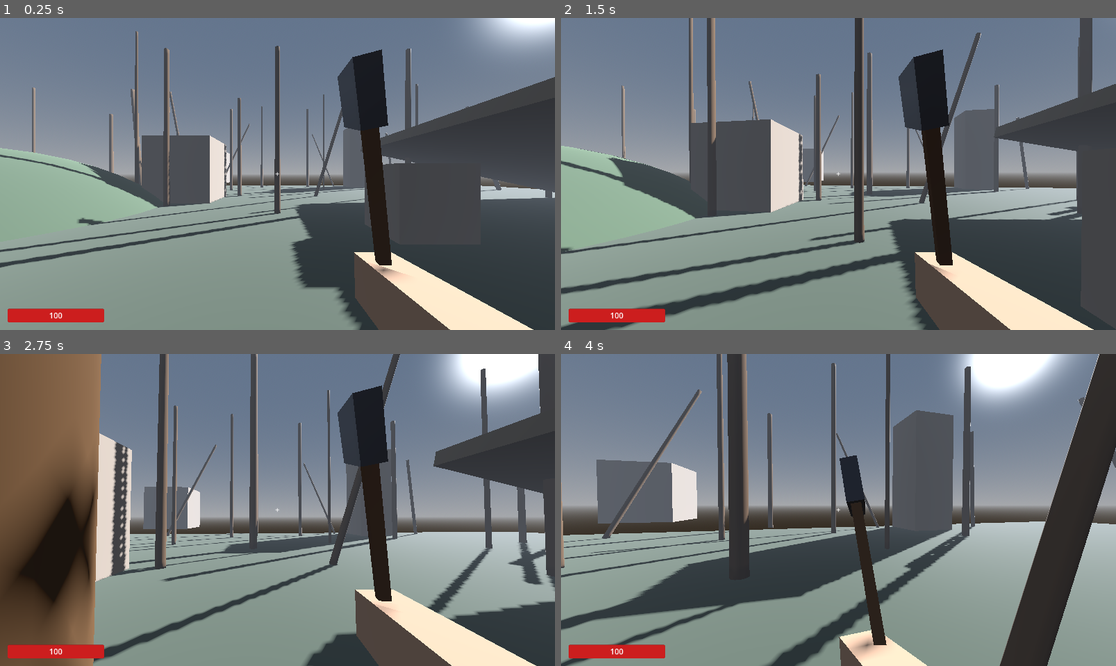
Above: before the commit, frames 1-4 (two rows, left to right).
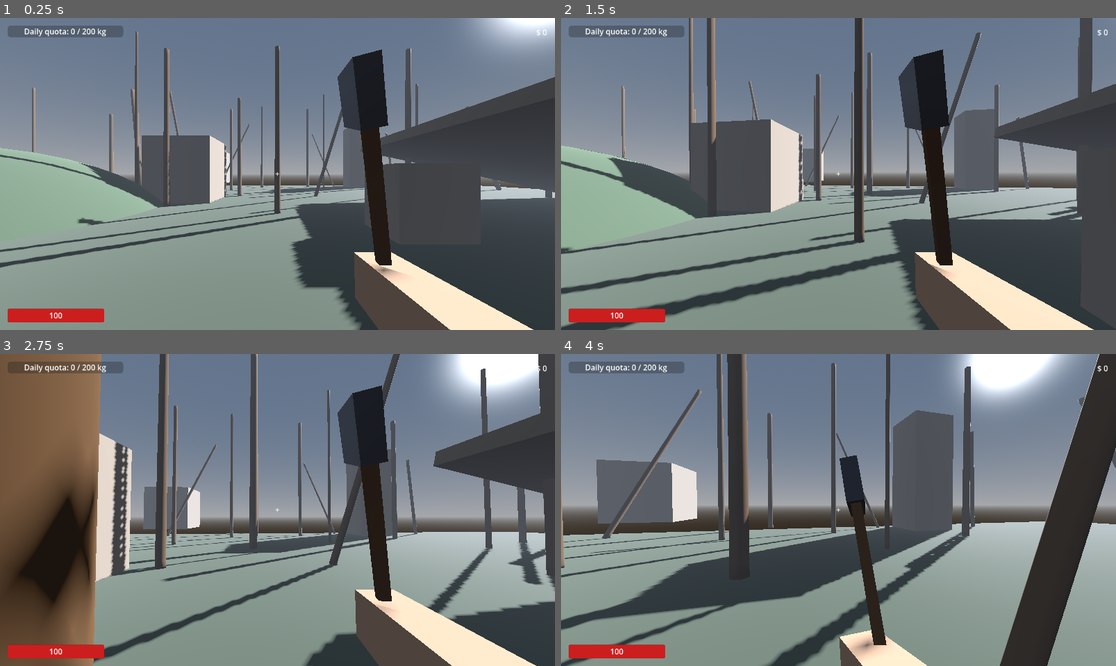
Above: after the commit, the same moments.

Repository: 9xxdpxx6/the-last-logger-v1
Game: Godot game, scene res://scenes/world.tscn
Two runs of this game, one before a commit and one after it. Both use one fixed random seed, a clock stepped at 60 frames per second and the inputs below.
Inputs (mouse positions are in pixels of both pictures, inside the frame that each line leads up to):
- Up to frame 1 (0.25 s): no input
- Up to frame 2 (1.5 s): tap Enter at 0.5 s; move the mouse to (866, 174) at 0.52 s; hold E (interact) 0.53-1.28 s; hold W (move_forward) from 0.53 s (still down); click (866, 174) at 0.77 s; move the mouse to (810, 174) at 1.27 s; tap Shift (run) at 1.35 s
- Up to frame 3 (2.75 s): keep holding W (move_forward); click (249, 510) at 1.52 s; move the mouse to (288, 503) at 2.02 s; hold Q from 2.03 s (still down)
- Up to frame 4 (4 s): keep holding W (move_forward); move the mouse to (832, 516) at 2.77 s; release Q at 2.78 s; tap E (interact) at 2.85 s; click (832, 516) at 3.02 s; move the mouse to (877, 513) at 3.52 s; hold Shift (run) from 3.53 s (still down); click (877, 513) at 3.77 s

The runs differ from the first frame. In frame 1, 0.8% of the frame differs, in the area x 1-99%, y 2-7%; in frame 2, 0.8%; in frame 3, 0.7%; in frame 4, 0.8%.

Commit message:
Add day economy: wallet, daily quota, sell-zone woodpile
Economy autoload singleton holds money and a live pile weight; balance lives in
an EconomyConfig resource (price/kg, daily quota, act evac goal). The sell zone
is a greybox bin: a log dropped in is paid for (money by weight) and stays as
dynamic stockpiled wood. Pile weight is recomputed live from the bin contents,
so chopping inside keeps it, while pulling wood out lowers it. HUD shows wallet
and a daily-quota bar, driven by Economy signals. Adds the player HUD nodes, a
Manipulate state node, and the sell-zone instance in world.tscn.

Diff:
--- a/localization/translations.csv
+++ b/localization/translations.csv
@@ -10,3 +10,8 @@
 PROMPT_BARROW_FULL,"Barrow is full","Тачка полна"
 PROMPT_BARROW_TOO_LONG,"Won't fit by size","Не влезет по размеру"
 PROMPT_CARRY_FULL,"Hands full","Руки заняты"
+PROMPT_MANIP_HOLD,"[E] Release","[E] Отпустить"
+HUD_MONEY,"$ {money}","$ {money}"
+HUD_QUOTA,"Daily quota: {cur} / {goal} kg","Норма дня: {cur} / {goal} кг"
+SELL_TITLE,"TIMBER DROP-OFF","СДАЧА ДРЕВЕСИНЫ"
+SELL_AMOUNT,"{cur} / {goal} kg","{cur} / {goal} кг"
--- a/project.godot
+++ b/project.godot
@@ -14,6 +14,10 @@
 run/main_scene="res://scenes/world.tscn"
 config/features=PackedStringArray("4.6", "Forward Plus")
 config/icon="res://icon.svg"
+
+[autoload]
+
+Economy="*res://scripts/economy.gd"
 
 [input]
 
--- /dev/null
+++ b/resources/economy_config.tres
@@ -0,0 +1,9 @@
+[gd_resource type="Resource" script_class="EconomyConfig" format=3]
+
+[ext_resource type="Script" path="res://scripts/economy_config.gd" id="1_econcfg"]
+
+[resource]
+script = ExtResource("1_econcfg")
+price_per_kg = 1.5
+daily_quota_kg = 200.0
+act_evac_goal = 5000.0
--- a/scenes/player.tscn
+++ b/scenes/player.tscn
@@ -10,6 +10,8 @@
 [ext_resource type="Script" path="res://scripts/state_carry.gd" id="8_carry"]
 [ext_resource type="Script" path="res://scripts/state_drag.gd" id="9_drag"]
 [ext_resource type="Script" path="res://scripts/state_barrow.gd" id="10_barrow"]
+[ext_resource type="Script" path="res://scripts/hud.gd" id="11_hud"]
+[ext_resource type="Script" path="res://scripts/state_manipulate.gd" id="12_manip"]
 
 [sub_resource type="CapsuleShape3D" id="CapsuleShape3D_player"]
 radius = 0.3
@@ -136,6 +138,40 @@
 [node name="Axe" parent="Camera3D" instance=ExtResource("2_axe")]
 
 [node name="HUD" type="CanvasLayer" parent="." unique_id=1150539464]
+script = ExtResource("11_hud")
+
+[node name="Money" type="Label" parent="HUD"]
+anchors_preset = 1
+anchor_left = 1.0
+anchor_right = 1.0
+offset_left = -216.0
+offset_top = 16.0
+offset_right = -16.0
+offset_bottom = 44.0
+grow_horizontal = 0
+text = "$ 0"
+horizontal_alignment = 2
+vertical_alignment = 1
+
+[node name="QuotaBar" type="ProgressBar" parent="HUD"]
+anchors_preset = 0
+offset_left = 16.0
+offset_top = 16.0
+offset_right = 256.0
+offset_bottom = 40.0
+max_value = 200.0
+value = 0.0
+show_percentage = false
+
+[node name="Label" type="Label" parent="HUD/QuotaBar"]
+layout_mode = 0
+anchor_right = 1.0
+anchor_bottom = 1.0
+grow_horizontal = 2
+grow_vertical = 2
+text = "Норма дня: 0 / 200 кг"
+horizontal_alignment = 1
+vertical_alignment = 1
 
 [node name="Crosshair" type="Label" parent="HUD" unique_id=481626461]
 anchors_preset = 8
@@ -216,3 +252,6 @@
 
 [node name="Barrow" type="Node" parent="StateMachine"]
 script = ExtResource("10_barrow")
+
+[node name="Manipulate" type="Node" parent="StateMachine"]
+script = ExtResource("12_manip")
--- /dev/null
+++ b/scenes/sell_zone.tscn
@@ -0,0 +1,77 @@
+[gd_scene load_steps=10 format=3]
+
+[ext_resource type="Script" path="res://scripts/sell_zone.gd" id="1_sellzone"]
+
+[sub_resource type="StandardMaterial3D" id="WoodMat"]
+albedo_color = Color(0.45, 0.32, 0.2, 1)
+
+[sub_resource type="StandardMaterial3D" id="PadMat"]
+albedo_color = Color(0.3, 0.28, 0.22, 1)
+
+[sub_resource type="BoxMesh" id="PadMesh"]
+material = SubResource("PadMat")
+size = Vector3(3.0, 0.05, 3.0)
+
+[sub_resource type="BoxMesh" id="BackMesh"]
+material = SubResource("WoodMat")
+size = Vector3(3.0, 0.7, 0.2)
+
+[sub_resource type="BoxMesh" id="SideMesh"]
+material = SubResource("WoodMat")
+size = Vector3(0.2, 0.7, 3.0)
+
+[sub_resource type="BoxShape3D" id="BackShape"]
+size = Vector3(3.0, 0.7, 0.2)
+
+[sub_resource type="BoxShape3D" id="SideShape"]
+size = Vector3(0.2, 0.7, 3.0)
+
+[sub_resource type="BoxShape3D" id="ZoneShape"]
+size = Vector3(2.6, 1.6, 2.6)
+
+[node name="SellZone" type="Area3D"]
+collision_layer = 0
+collision_mask = 4
+script = ExtResource("1_sellzone")
+
+[node name="Zone" type="CollisionShape3D" parent="."]
+transform = Transform3D(1, 0, 0, 0, 1, 0, 0, 0, 1, 0, 0.8, 0)
+shape = SubResource("ZoneShape")
+
+[node name="Pad" type="MeshInstance3D" parent="."]
+transform = Transform3D(1, 0, 0, 0, 1, 0, 0, 0, 1, 0, 0.025, 0)
+mesh = SubResource("PadMesh")
+
+[node name="Bin" type="StaticBody3D" parent="."]
+
+[node name="BackWall" type="MeshInstance3D" parent="Bin"]
+transform = Transform3D(1, 0, 0, 0, 1, 0, 0, 0, 1, 0, 0.35, -1.4)
+mesh = SubResource("BackMesh")
+
+[node name="BackCol" type="CollisionShape3D" parent="Bin"]
+transform = Transform3D(1, 0, 0, 0, 1, 0, 0, 0, 1, 0, 0.35, -1.4)
+shape = SubResource("BackShape")
+
+[node name="LeftWall" type="MeshInstance3D" parent="Bin"]
+transform = Transform3D(1, 0, 0, 0, 1, 0, 0, 0, 1, -1.4, 0.35, 0)
+mesh = SubResource("SideMesh")
+
+[node name="LeftCol" type="CollisionShape3D" parent="Bin"]
+transform = Transform3D(1, 0, 0, 0, 1, 0, 0, 0, 1, -1.4, 0.35, 0)
+shape = SubResource("SideShape")
+
+[node name="RightWall" type="MeshInstance3D" parent="Bin"]
+transform = Transform3D(1, 0, 0, 0, 1, 0, 0, 0, 1, 1.4, 0.35, 0)
+mesh = SubResource("SideMesh")
+
+[node name="RightCol" type="CollisionShape3D" parent="Bin"]
+transform = Transform3D(1, 0, 0, 0, 1, 0, 0, 0, 1, 1.4, 0.35, 0)
+shape = SubResource("SideShape")
+
+[node name="Sign" type="Label3D" parent="."]
+transform = Transform3D(1, 0, 0, 0, 1, 0, 0, 0, 1, 0, 1.15, -1.28)
+pixel_size = 0.005
+text = "СДАЧА ДРЕВЕСИНЫ
+0 / 200 кг"
+font_size = 96
+outline_size = 24
--- a/scenes/world.tscn
+++ b/scenes/world.tscn
@@ -3,6 +3,7 @@
 [ext_resource type="PackedScene" uid="uid://db67c3dd8vty1" path="res://scenes/player.tscn" id="1_player"]
 [ext_resource type="PackedScene" path="res://scenes/tree.tscn" id="2_tree"]
 [ext_resource type="PackedScene" uid="uid://cgxi57diqwf4g" path="res://scenes/wheelbarrow.tscn" id="3_barrow"]
+[ext_resource type="PackedScene" path="res://scenes/sell_zone.tscn" id="4_sellzone"]
 
 [sub_resource type="ProceduralSkyMaterial" id="SkyMaterial"]
 
@@ -302,3 +303,6 @@
 
 [node name="Wheelbarrow" parent="." unique_id=1529703809 instance=ExtResource("3_barrow")]
 transform = Transform3D(1, 0, 0, 0, 1, 0, 0, 0, 1, 3, 0, -1)
+
+[node name="SellZone" parent="." instance=ExtResource("4_sellzone")]
+transform = Transform3D(1, 0, 0, 0, 1, 0, 0, 0, 1, 8, 0, 6)
--- /dev/null
+++ b/scripts/economy.gd
@@ -0,0 +1,68 @@
+extends Node
+
+## Кошелёк игрока и дневной прогресс сдачи древесины. АВТОЗАГРУЗКА (singleton "Economy") — узел живёт
+## между сценами, поэтому деньги и накопленная норма не сбрасываются при смене уровня. Баланс
+## (цены/норма/цель акта) держим в EconomyConfig (.tres), а здесь — только состояние и операции.
+##
+## Подключение в project.godot: [autoload] Economy="*res://scripts/economy.gd".
+
+## Деньги изменились (после продажи) — для HUD-кошелька.
+signal money_changed(money: float)
+## Вес дров в поленнице изменился — для индикатора нормы (в поленнице / норма).
+signal quota_changed(delivered: float, quota: float)
+## Разовая продажа: вес куска и сколько за него дали — для всплывающей обратной связи "+$N".
+signal sold(weight: float, earned: float)
+
+const CONFIG := preload("res://resources/economy_config.tres")
+
+## Текущий баланс игрока (валюта). Начисляется при СДАЧЕ бревна и обратно НЕ списывается, даже если
+## дрова потом вытащили из поленницы (деньги — «заработок», а не баланс склада).
+var money: float = 0.0
+## ЖИВОЙ вес дров, лежащих в поленнице ПРЯМО СЕЙЧАС (кг). Это НЕ накопитель: сдал — растёт, вытащил/
+## срубил-и-унёс — падает. Считает зона сдачи (SellZone) по фактическому содержимому загона и шлёт сюда
+## через set_pile_weight. По нему рисуется индикатор «Норма дня».
+var day_delivered_kg: float = 0.0
+## Номер дня (1, 2, …) — пока просто счётчик, под будущий цикл день/ночь.
+var day_index: int = 1
+
+
+## Начислить ДЕНЬГИ за сданное бревно весом kg (валюта = вес × цена/кг). Только доход — складской вес
+## ведёт set_pile_weight отдельно. Возвращает заработанное (для всплывающей "+$N").
+func add_income(kg: float) -> float:
+	if kg <= 0.0:
+		return 0.0
+	var earned := kg * CONFIG.price_per_kg
+	money += earned
+	money_changed.emit(money)
+	sold.emit(kg, earned)
+	return earned
+
+
+## Задать ТЕКУЩИЙ вес дров в поленнице (кг). Зовёт зона сдачи при любом изменении содержимого загона
+## (сдали/вытащили/срубили). Индикатор нормы показывает именно это «живое» число.
+func set_pile_weight(kg: float) -> void:
+	day_delivered_kg = maxf(kg, 0.0)
+	quota_changed.emit(day_delivered_kg, CONFIG.daily_quota_kg)
+
+
+## Новый день: пока сбрасывает счётчик дня. Вес поленницы НЕ трогаем (дрова на складе остаются —
+## его перезадаёт зона по факту). Деньги и цель акта переносятся (это «банк», а не день).
+func start_new_day() -> void:
+	day_index += 1
+
+
+## Дневная норма (кг) из конфига — чтобы слушателям не лезть в CONFIG напрямую.
+func daily_quota() -> float:
+	return CONFIG.daily_quota_kg
+
+
+## Доля выполнения дневной нормы 0..1 — для полосы прогресса.
+func quota_fraction() -> float:
+	if CONFIG.daily_quota_kg <= 0.0:
+		return 1.0
+	return clampf(day_delivered_kg / CONFIG.daily_quota_kg, 0.0, 1.0)
+
+
+## Накопительная цель акта (деньги на эвакуацию) — задел на будущее.
+func act_goal() -> float:
+	return CONFIG.act_evac_goal
--- /dev/null
+++ b/scripts/economy_config.gd
@@ -0,0 +1,13 @@
+extends Resource
+class_name EconomyConfig
+
+## Баланс дневной экономики вынесен в ресурс (.tres) — крутится в инспекторе без правки кода.
+## Один ресурс на игру: правишь цифры здесь, меняется везде (зона сдачи, HUD, синглтон Economy).
+
+## Цена за килограмм сданной древесины (валюта/кг). Доход = вес бревна × это. Базовая ручка баланса.
+@export var price_per_kg: float = 1.5
+## Дневная норма (кг) — МЯГКАЯ цель: прогресс показываем в HUD, но за невыполнение пока не наказываем.
+@export var daily_quota_kg: float = 200.0
+## Накопительная цель акта (валюта) — деньги на будущую эвакуацию. Пока просто число-ориентир без
+## последствий (ни концовки, ни блокировки) — задел, чтобы позже к нему привязать события.
+@export var act_evac_goal: float = 5000.0
--- /dev/null
+++ b/scripts/hud.gd
@@ -0,0 +1,33 @@
+extends CanvasLayer
+
+## HUD игрока. Здесь — только ЭКОНОМИКА (кошелёк + дневная норма): слушаем сигналы синглтона Economy
+## и обновляем виджеты. Остальные элементы HUD (Crosshair, Prompt, HpBar) ведёт player.gd напрямую —
+## этот скрипт их не трогает.
+##
+## Контракт сцены: дочерние Label "Money" и ProgressBar "QuotaBar" c дочерним Label "Label".
+
+@onready var _money: Label = get_node_or_null("Money")
+@onready var _quota: ProgressBar = get_node_or_null("QuotaBar")
+@onready var _quota_label: Label = get_node_or_null("QuotaBar/Label")
+
+
+func _ready() -> void:
+	Economy.money_changed.connect(_on_money_changed)
+	Economy.quota_changed.connect(_on_quota_changed)
+	# Сразу показать стартовые значения (синглтон мог накопить деньги до загрузки этой сцены).
+	_on_money_changed(Economy.money)
+	_on_quota_changed(Economy.day_delivered_kg, Economy.daily_quota())
+
+
+func _on_money_changed(money: float) -> void:
+	if _money:
+		_money.text = tr("HUD_MONEY").format({"money": "%d" % int(round(money))})
+
+
+func _on_quota_changed(delivered: float, quota: float) -> void:
+	if _quota:
+		_quota.max_value = maxf(quota, 1.0)
+		_quota.value = delivered
+	if _quota_label:
+		_quota_label.text = tr("HUD_QUOTA").format({
+			"cur": "%d" % int(round(delivered)), "goal": "%d" % int(round(quota))})
--- /dev/null
+++ b/scripts/sell_zone.gd
@@ -0,0 +1,72 @@
+extends Area3D
+
+## Точка сдачи древесины = ПОЛЕННИЦА-загон (#woodpile): бревно (FallingLog), попавшее в зону, продаётся
+## (деньги по весу → Economy) и ОСТАЁТСЯ лежать в загоне как складское — не исчезает и не телепортируется,
+## а пирамидится физикой с другими (стенки загона держат кучу от раскатывания). Зона ловит брёвна по
+## физслою "falling_tree" (collision_mask Area3D в сцене).
+##
+## Контракт сцены sell_zone.tscn: корень Area3D с этим скриптом + CollisionShape3D (объём загона внутри
+## стенок) + (необязательно) Label3D "Sign" с прогрессом нормы. Стенки загона — отдельный StaticBody.
+
+@onready var _sign: Label3D = get_node_or_null("Sign")
+
+# Период пересчёта живого веса загона (с): пересчитываем по таймеру (а не только на enter/exit), чтобы
+# учесть и подбор бревна (ушло из зоны), и его раскол/уничтожение — надёжно при любом способе убытия.
+const RECOMPUTE_PERIOD := 0.2
+var _recompute_accum := 0.0
+
+
+func _ready() -> void:
+	body_entered.connect(_on_body_entered)
+	# Табличку держим в актуальном состоянии: на старте и при каждом изменении нормы.
+	if Economy.quota_changed.connect(_on_quota_changed) != OK:
+		push_warning("SellZone: не удалось подключиться к Economy.quota_changed")
+	_recompute_pile()
+	_refresh_sign()
+
+
+func _physics_process(delta: float) -> void:
+	# Живой вес поленницы пересчитываем периодически: дрова уходят из загона по-разному (подобрал,
+	# срубил-и-куски укатились, уничтожил), и ловить каждый случай сигналом ненадёжно — проще опросить.
+	_recompute_accum += delta
+	if _recompute_accum >= RECOMPUTE_PERIOD:
+		_recompute_accum = 0.0
+		_recompute_pile()
+
+
+func _on_body_entered(body: Node) -> void:
+	# Продаём только брёвна. Прочие тела (игрок сюда не попадёт — другой слой, тачка) игнорируем.
+	if not (body is FallingLog):
+		return
+	var fl := body as FallingLog
+	# Свежее (ещё не оплаченное) бревно — начисляем ДЕНЬГИ один раз и помечаем складским. Уже оплаченное
+	# (вкатилось обратно/кусок раскола) денег не даёт — но в вес поленницы всё равно войдёт (ниже).
+	if fl.can_be_sold():
+		Economy.add_income(fl.get_weight())
+		# TODO(полировка): звук кассы + всплывающее "+$N" над табличкой.
+		fl.stockpile()
+	# Содержимое загона изменилось — сразу обновляем живой вес (не ждём таймер).
+	_recompute_pile()
+
+
+# Живой вес поленницы = сумма ОТОБРАЖАЕМЫХ весов всех ОПЛАЧЕННЫХ брёвен (и их кусков), лежащих в загоне
+# прямо сейчас. Сдал — вырастет; вытащил/унёс кусок — упадёт; срубил внутри — куски остались, вес тот же.
+func _recompute_pile() -> void:
+	var total := 0.0
+	for b in get_overlapping_bodies():
+		if b is FallingLog and not (b as FallingLog).can_be_sold():
+			total += (b as FallingLog).get_weight()
+	Economy.set_pile_weight(total)
+
+
+func _on_quota_changed(_delivered: float, _quota: float) -> void:
+	_refresh_sign()
+
+
+func _refresh_sign() -> void:
+	if _sign == null:
+		return
+	var amount := tr("SELL_AMOUNT").format({
+		"cur": "%d" % int(round(Economy.day_delivered_kg)),
+		"goal": "%d" % int(round(Economy.daily_quota()))})
+	_sign.text = "%s\n%s" % [tr("SELL_TITLE"), amount]
Binary file changed: localization/translations.en.translation
Binary file changed: localization/translations.ru.translation
Not shown, added: scripts/economy.gd.uid
Not shown, added: scripts/economy_config.gd.uid
Not shown, added: scripts/hud.gd.uid
Not shown, added: scripts/sell_zone.gd.uid
